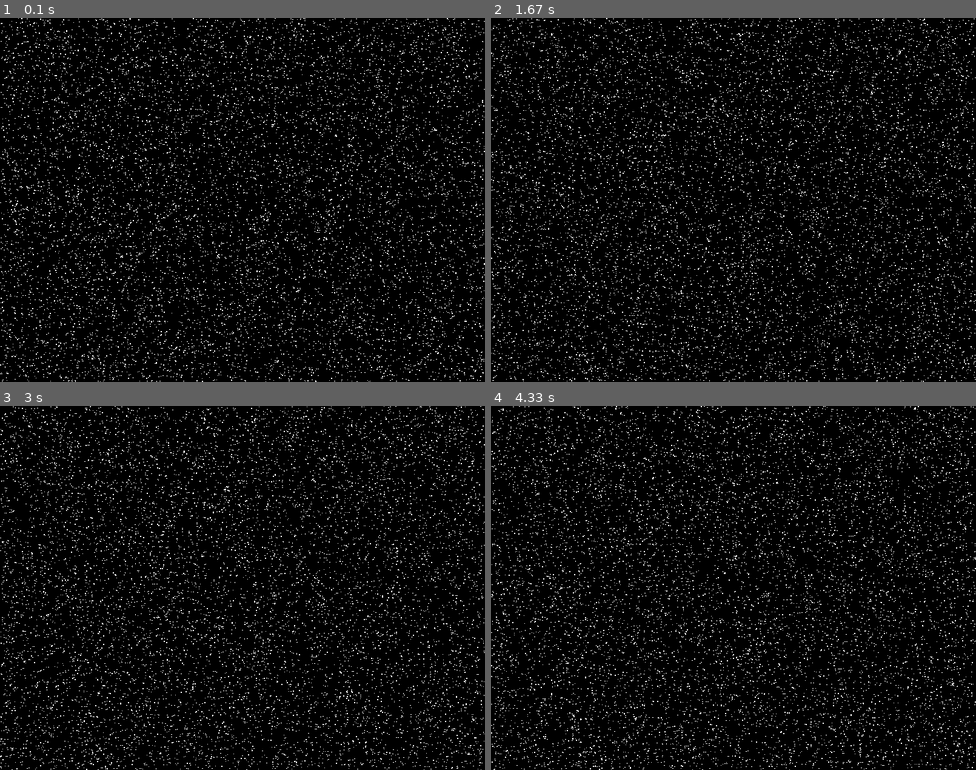
Above: before the commit, frames 1-4 (two rows, left to right).
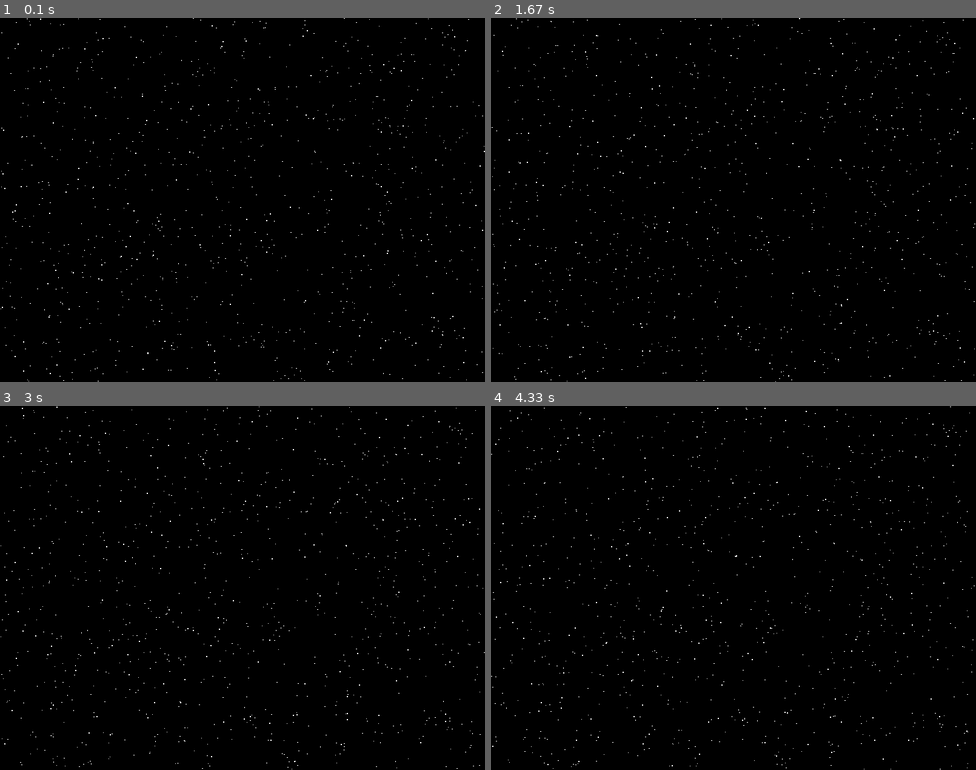
Above: after the commit, the same moments.

Repository: emmanuelraob/test
Game: pygame game, started from fps/other_fps/PyOpenGL.py
Same seed, same stepped clock (60 frames per second), same inputs: the game is played once before the commit and once after it.
Inputs:
- Up to frame 1 (0.1 s): no input
- Up to frame 2 (1.67 s): no input
- Up to frame 3 (3 s): no input
- Up to frame 4 (4.33 s): no input

The runs differ from the first frame. In frame 1, 3.5% of the frame differs, in the area x 0-100%, y 0-100%; in frame 2, 3.5%; in frame 3, 3.5%; in frame 4, 3.5%.

Commit message:
cython
last update of examples of how inprove fps. using cython to use C in critic parts of code

Diff:
--- a/fps/other_fps/PyOpenGL.py
+++ b/fps/other_fps/PyOpenGL.py
@@ -8,7 +8,7 @@
 
 # Configuraciones iniciales
 width, height = 800, 600
-max_balls = 10000
+max_balls = 1000
 ball_radius = 0.002
 speed = 0.01
 
--- a/fps/other_fps/using_pygame.py
+++ b/fps/other_fps/using_pygame.py
@@ -14,8 +14,8 @@
 
 # Configuraciones de las bolas
 max_balls = 10000
-ball_radius = 20
-speed = 300  # Velocidad en píxeles por segundo
+ball_radius = 1
+speed = 3  # Velocidad en píxeles por segundo
 
 # Clase para las bolas
 class Ball:
--- a/setup.py
+++ b/setup.py
@@ -3,5 +3,5 @@
 from Cython.Build import cythonize
 
 setup(
-    ext_modules = cythonize("example.pyx")
+    ext_modules = cythonize("ball.pyx")
 )
--- /dev/null
+++ b/using_cython.py
@@ -0,0 +1,59 @@
+import pygame
+from pygame.locals import *
+from OpenGL.GL import *
+from OpenGL.GLU import *
+import time
+import ball  # Asegúrate de que este módulo esté compilado y disponible
+
+# Configuraciones iniciales
+width, height = 800, 600
+max_balls = 1000
+ball_radius = 0.002
+speed = 0.01
+
+# Inicialización de Pygame y OpenGL
+pygame.init()
+pygame.display.set_mode((width, height), DOUBLEBUF | OPENGL)
+gluOrtho2D(-1, 1, -1, 1)
+
+# Crear bolas
+balls = [ball.Ball(ball_radius, speed) for _ in range(max_balls)]
+
+# Bucle principal
+running = True
+prev_time = time.time()
+frame_count = 0
+accum_time = 0
+
+while running:
+    for event in pygame.event.get():
+        if event.type == pygame.QUIT:
+            running = False
+
+    current_time = time.time()
+    dt = current_time - prev_time
+    prev_time = current_time
+    accum_time += dt
+    frame_count += 1
+
+    # Actualizar y dibujar bolas
+    glClear(GL_COLOR_BUFFER_BIT | GL_DEPTH_BUFFER_BIT)
+    for b in balls:
+        b.move(dt)
+        glBegin(GL_QUADS)
+        glVertex2f(b.x - b.width / 2, b.y - b.height / 2)
+        glVertex2f(b.x + b.width / 2, b.y - b.height / 2)
+        glVertex2f(b.x + b.width / 2, b.y + b.height / 2)
+        glVertex2f(b.x - b.width / 2, b.y + b.height / 2)
+        glEnd()
+
+    # Mostrar framerate cada segundo
+    if accum_time >= 1.0:
+        fps = frame_count / accum_time
+        pygame.display.set_caption(f"FPS: {fps:.2f}")
+        frame_count = 0
+        accum_time = 0
+
+    pygame.display.flip()
+
+pygame.quit()
Not shown, changed: .DS_Store
Not shown, added: ball.c
Not shown, added: ball.cpython-310-darwin.so
Not shown, added: ball.pyx
Not shown, added: build/lib.macosx-10.9-universal2-3.10/ball.cpython-310-darwin.so
Not shown, added: build/lib.macosx-10.9-universal2-3.10/example.cpython-310-darwin.so
Not shown, added: build/temp.macosx-10.9-universal2-3.10/ball.o
Not shown, added: build/temp.macosx-10.9-universal2-3.10/example.o
Not shown, removed: example.pyx
